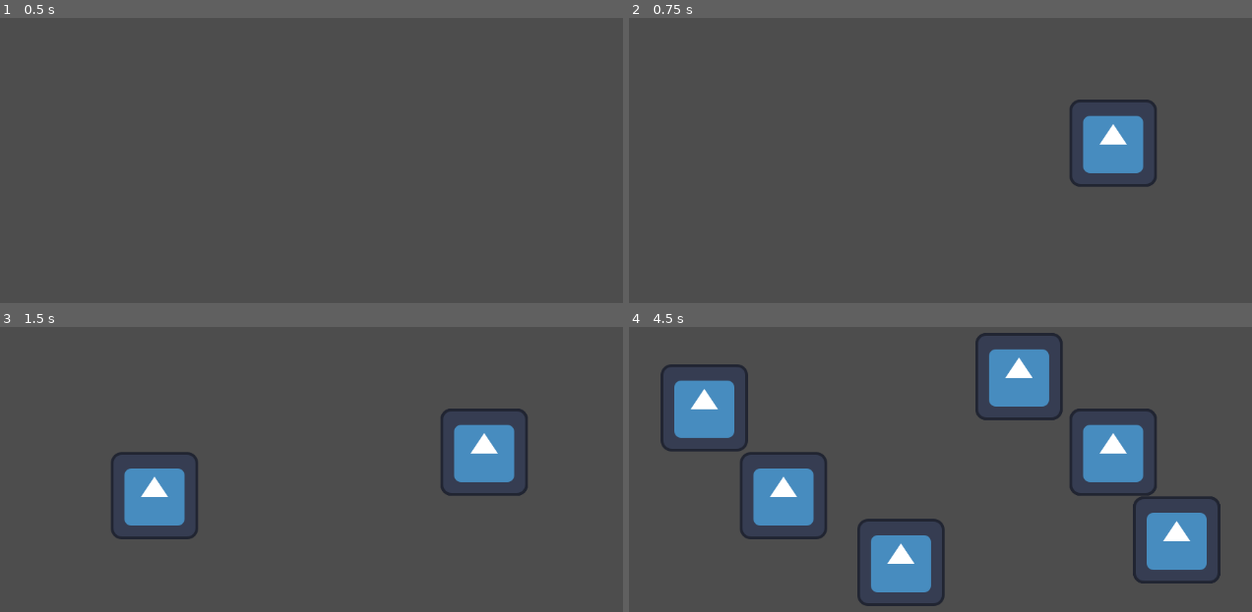
Above: before the commit, frames 1-4 (two rows, left to right).
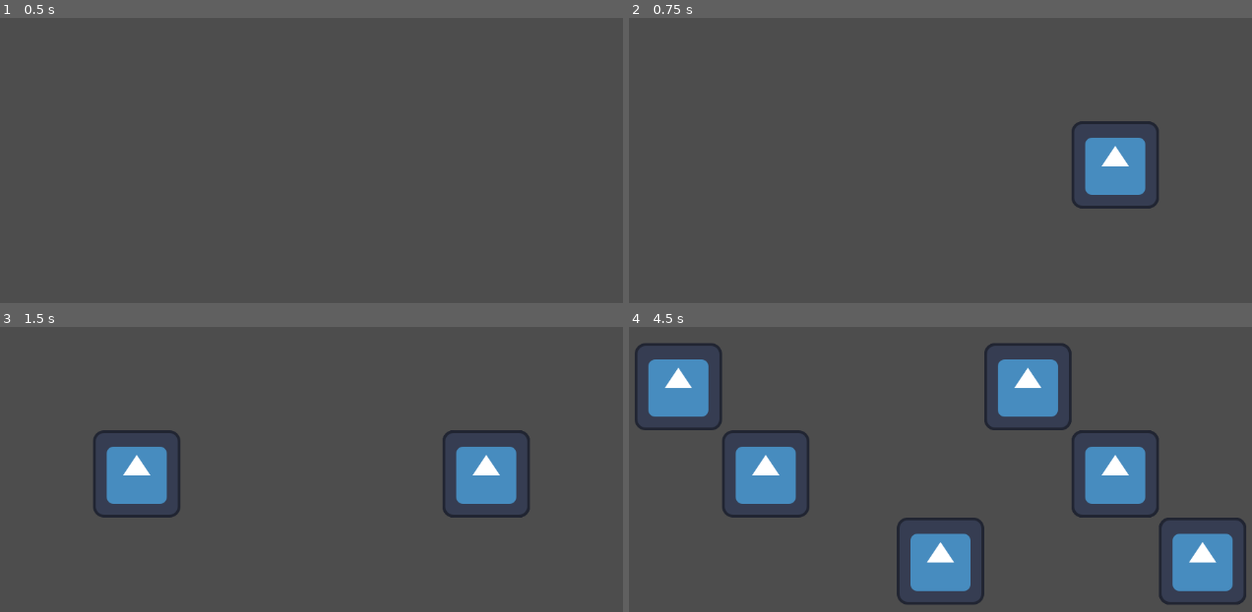
Above: after the commit, the same moments.

Repository: icebear-mc/Genesis
Game: Godot game, scene res://scenes/world.tscn
Two runs of this game, one before a commit and one after it. Both use one fixed random seed, a clock stepped at 60 frames per second and the inputs below. The engine's default icon, where the game draws it, is replaced by a stand-in: a white triangle on a blue panel in a dark square.
Inputs (mouse positions are in pixels of both pictures, inside the frame that each line leads up to):
- Up to frame 1 (0.5 s): no input
- Up to frame 2 (0.75 s): tap Enter (ui_accept) at 0.5, 0.6 s; move the mouse to (1114, 143) at 0.52 s; click (1114, 143) at 0.67 s
- Up to frame 3 (1.5 s): tap Enter (ui_accept) at 0.77, 1.07, 1.25 s; drag from (155, 495) to (274, 563) at 1.27 s
- Up to frame 4 (4.5 s): tap Enter (ui_accept) at 2, 2.1, 2.75, 3.5, 3.6, 3.77, 4.07, 4.25 s; move the mouse to (1021, 375) at 2.02 s; click (1021, 375) at 2.17 s; drag from (903, 563) to (703, 406) at 2.77 s; move the mouse to (1177, 540) at 3.52 s; click (1177, 540) at 3.67 s; drag from (703, 406) to (822, 364) at 4.27 s

Frame 1 is identical in both runs. In frame 2, 2.5% of the frame differs, in the area x 70-85%, y 28-67%; in frame 3, 5.7%; in frame 4, 18%, in the area x 0-100%, y 2-98%.

Commit message:
Grid Snap!
added grid snapping

Diff:
--- a/project.godot
+++ b/project.godot
@@ -11,7 +11,7 @@
 [application]
 
 config/name="Genesis"
-config/version="0.1.3a"
+config/version="0.1.4"
 run/main_scene="uid://cxwoig5vohwof"
 config/features=PackedStringArray("4.6", "GL Compatibility")
 config/icon="res://assets/icons/icon.svg"
--- a/scripts/camera.gd
+++ b/scripts/camera.gd
@@ -17,7 +17,8 @@
 
 
 func _ready() -> void:
-	print(Vars.test)
+	position.x = 0
+	position.y = 0
 
 func _unhandled_input(event):
 	if event is InputEventMouseButton:
--- a/scripts/globals/global_var.gd
+++ b/scripts/globals/global_var.gd
@@ -1,3 +1,4 @@
 extends Node
 
-var test : String = "0"
+var grid_size: Vector2 = Vector2(128, 128)
+var grid_offset: Vector2 = Vector2.ZERO
--- a/scripts/world.gd
+++ b/scripts/world.gd
@@ -1,6 +1,12 @@
 extends Node2D
 
 var Factory := preload("res://scenes/factory.tscn")
+
+func snap_to_grid(world_pos: Vector2):
+	return Vector2(
+		round((world_pos.x - Vars.grid_offset.x) / Vars.grid_size.x) * Vars.grid_size.x + Vars.grid_offset.x,
+		round((world_pos.y - Vars.grid_offset.y) / Vars.grid_size.y) * Vars.grid_size.y + Vars.grid_offset.y
+	)
 
 func spawn_factory(position: Vector2):
 	var factory_instance = Factory.instantiate()
@@ -9,4 +15,6 @@
 
 func _process(delta: float) -> void:
 	if Input.is_action_just_pressed("ui_accept"):
-		spawn_factory(get_global_mouse_position())
+		var mouse_wrld = get_global_mouse_position()
+		var snapped_pos = snap_to_grid(mouse_wrld)
+		spawn_factory(snapped_pos)
